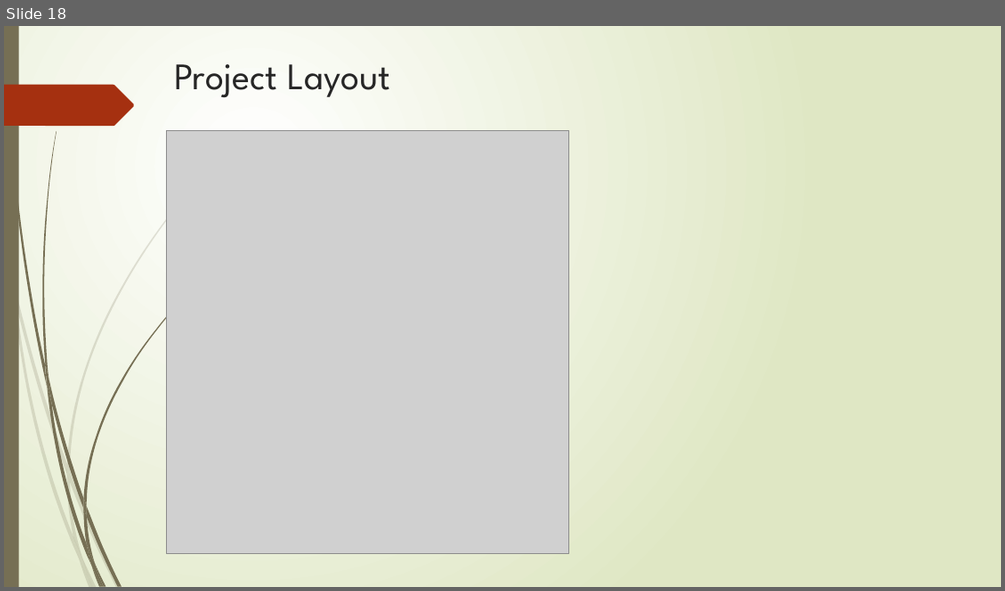
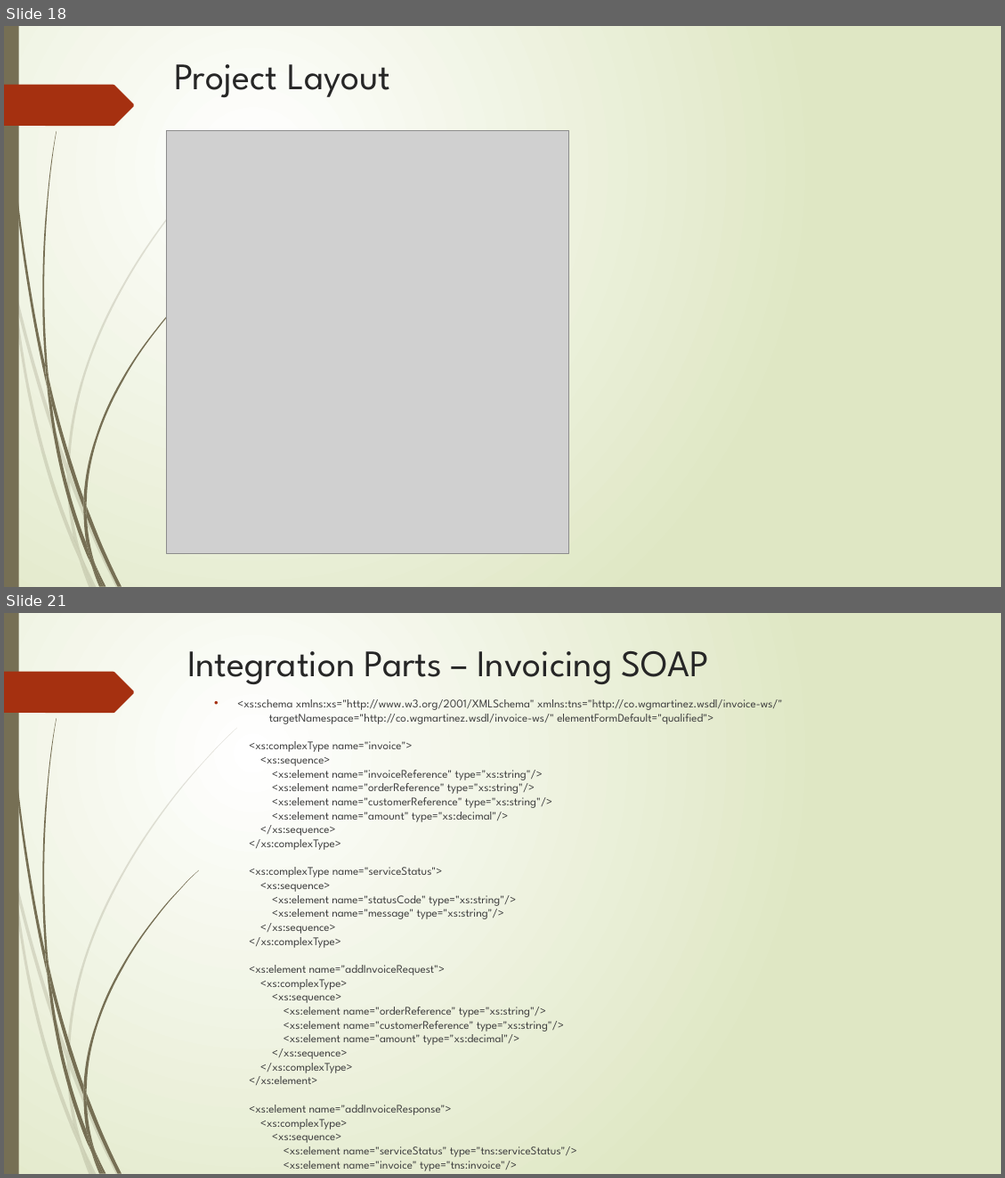
Before and after one commit to wgmartinez/apache-camel-tutorials, a slide deck: presentation/ApacheCamel.pptx. Shown one above the other, each under a label of ours: slide 18 before the commit, slides 18 and 21 after it; the slides between them are not shown. The pictures are 1005x591 and 1005x1178 pixels, drawn with LibreOffice and Linux fonts; fonts in the diff are those of the drawing; grey boxes stand for pictures. Boxes give left, top, right and bottom in pixels: in the first picture for what was removed or moved away, otherwise in the second. Text is boxed around its words. In the diff, an @@ line names an element or a change of style, - is before the commit and + after.

```diff
--- a/presentation/ApacheCamel.pptx
+++ b/presentation/ApacheCamel.pptx
@@ slide 21 added at (4,613,1001,1174), background gradient #FFFFFF to #DFE8C4; not listed: 24 template elements that a slide beside it also shows @@
@@ title added at (187,651,709,685), 36 pt, text #262626 @@
+Integration Parts – Invoicing SOAP
@@ text added at (237,699,782,1171), 11.2 pt, text #404040 @@
+  • <xs:schema xmlns:xs="http://www.w3.org/2001/XMLSchema" xmlns:tns="http://co.wgmartinez.wsdl/invoice-ws/"
+    targetNamespace="http://co.wgmartinez.wsdl/invoice-ws/" elementFormDefault="qualified">
+    <xs:complexType name="invoice">
+    <xs:sequence>
+    <xs:element name="invoiceReference" type="xs:string"/>
+    <xs:element name="orderReference" type="xs:string"/>
+    <xs:element name="customerReference" type="xs:string"/>
+    <xs:element name="amount" type="xs:decimal"/>
+    </xs:sequence>
+    </xs:complexType>
+    <xs:complexType name="serviceStatus">
+    <xs:sequence>
+    <xs:element name="statusCode" type="xs:string"/>
+    <xs:element name="message" type="xs:string"/>
+    </xs:sequence>
+    </xs:complexType>
+    <xs:element name="addInvoiceRequest">
+    <xs:complexType>
+    <xs:sequence>
+    <xs:element name="orderReference" type="xs:string"/>
+    <xs:element name="customerReference" type="xs:string"/>
+    <xs:element name="amount" type="xs:decimal"/>
+    </xs:sequence>
+    </xs:complexType>
+    </xs:element>
+    <xs:element name="addInvoiceResponse">
+    <xs:complexType>
+    <xs:sequence>
+    <xs:element name="serviceStatus" type="tns:serviceStatus"/>
+    <xs:element name="invoice" type="tns:invoice"/>
+    </xs:sequence>
+    </xs:complexType>
+    </xs:element>
+    </xs:schema>
```
Also in this commit, not shown: 8 slides changed, 10 other slides added, 1 other file.
